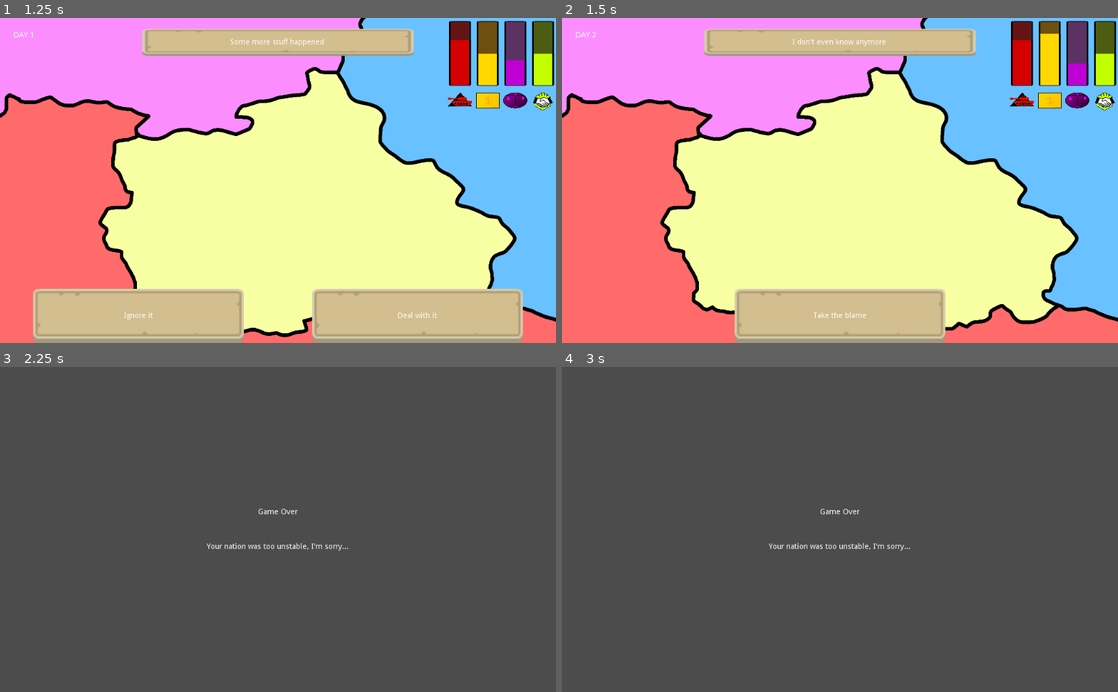
Above: before the commit, frames 1-4 (two rows, left to right).
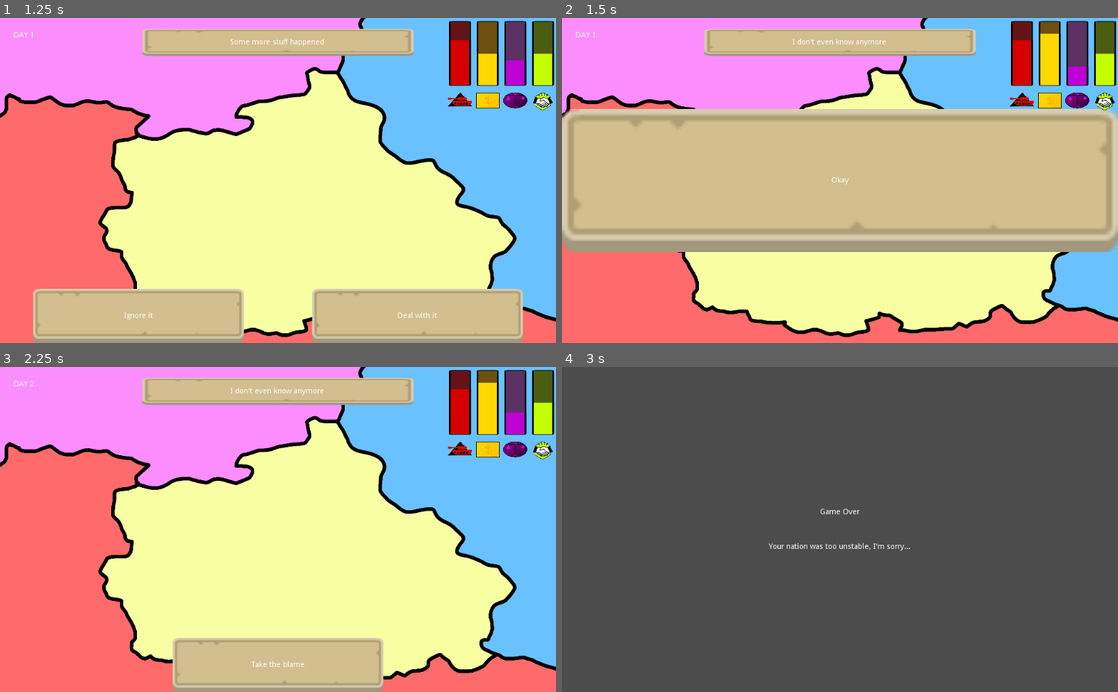
Above: after the commit, the same moments.

Repository: dsg-jam/LD49
Game: Godot game, scene res://scenes/overview.tscn
Two runs of this game, one before a commit and one after it. Both use one fixed random seed, a clock stepped at 60 frames per second and the inputs below.
Inputs (mouse positions are in pixels of both pictures, inside the frame that each line leads up to):
- Up to frame 1 (1.25 s): click "Let's just literally kill eve…" at 0.5 s
- Up to frame 2 (1.5 s): click "Ignore it" at 1.25 s
- Up to frame 3 (2.25 s): click "Take the blame" (after the commit: "Okay") at 2 s
- Up to frame 4 (3 s): click (840, 666) at 2.75 s, where only the run after the commit has a clickable "Take the blame"

Frame 1 is identical in both runs. In frame 2, 50% of the frame differs, in the area x 0-100%, y 4-100%; in frame 3, 100%, in the area x 0-100%, y 0-100%; in frame 4, nothing differs.
Error in both runs: Assertion failed: ran out of days (res://scripts/manager.gd:67)

Commit message:
add the ugliest eod event ui

Diff:
--- a/scenes/overview.tscn
+++ b/scenes/overview.tscn
@@ -1,9 +1,10 @@
-[gd_scene load_steps=5 format=2]
+[gd_scene load_steps=6 format=2]
 
 [ext_resource path="res://ui/decision.tscn" type="PackedScene" id=1]
 [ext_resource path="res://scripts/overview.gd" type="Script" id=2]
 [ext_resource path="res://ui/stats.tscn" type="PackedScene" id=3]
 [ext_resource path="res://assets/background/background_nation_combined.png" type="Texture" id=4]
+[ext_resource path="res://ui/event.tscn" type="PackedScene" id=5]
 
 [node name="UI" type="Control"]
 anchor_right = 1.0
@@ -23,6 +24,10 @@
 }
 
 [node name="Decision" parent="." instance=ExtResource( 1 )]
+visible = false
+
+[node name="Event" parent="." instance=ExtResource( 5 )]
+visible = false
 
 [node name="StatsContainer" parent="." instance=ExtResource( 3 )]
 anchor_left = 1.0
@@ -39,3 +44,4 @@
 valign = 2
 
 [connection signal="selected" from="Decision" to="." method="_on_Decision_selected"]
+[connection signal="acknowledged" from="Event" to="." method="_on_Event_acknowledged"]
--- a/scripts/overview.gd
+++ b/scripts/overview.gd
@@ -1,6 +1,7 @@
 extends Node
 
-onready var decision := $Decision
+onready var event_display := $Event
+onready var decision_display := $Decision
 onready var day_label := $Day
 
 func _ready() -> void:
@@ -11,18 +12,23 @@
 	err = Manager.connect("day_changed", self, "_on_day_changed")
 	assert(err == OK)
 
+	event_display.visible = false
+	decision_display.visible = false
 	Manager.start_game()
-
-func _on_decision_started(p_decision: LGameDecision) -> void:
-	decision.setup(p_decision)
-
-func _on_eod_event_started(event: LGameEodEvent) -> void:
-	print("WE NEED TO DISPLAY THIS EVENT TO THE USER: ", event)
-	Manager.finish_event(event)
 
 func _on_day_changed(day: int) -> void:
 	day_label.text = "DAY %d" % (day + 1)
 
+func _on_decision_started(p_decision: LGameDecision) -> void:
+	decision_display.setup(p_decision)
+
 func _on_Decision_selected(p_decision: LGameDecision) -> void:
-	decision.visible = false
+	decision_display.visible = false
 	Manager.finish_event(p_decision)
+
+func _on_eod_event_started(event: LGameEodEvent) -> void:
+	event_display.setup(event)
+
+func _on_Event_acknowledged(event: LGameEodEvent) -> void:
+	event_display.visible = false
+	Manager.finish_event(event)
--- a/scripts/ui/decision.gd
+++ b/scripts/ui/decision.gd
@@ -11,11 +11,9 @@
 onready var label := $TextureRect/Label
 
 func setup(decision: LGameDecision) -> void:
-	panel.rect_size.y = label.rect_size.y + 20
 	self._decision = decision
 
 	label.text = decision.prompt
-
 	panel.rect_size.y = label.get_line_count() * label.get_line_height() * 2
 
 	for child in option_container.get_children():
--- /dev/null
+++ b/scripts/ui/event.gd
@@ -0,0 +1,18 @@
+extends Control
+
+signal acknowledged(event)
+
+var _event: LGameEodEvent
+
+onready var panel := $TextureRect
+onready var label := $TextureRect/Label
+
+func setup(event: LGameEodEvent) -> void:
+	self._event = event
+
+	label.text = event.description
+	panel.rect_size.y = label.get_line_count() * label.get_line_height() * 2
+	self.visible = true
+
+func _on_TextureButton_pressed() -> void:
+	emit_signal("acknowledged", self._event)
--- a/ui/decision.tscn
+++ b/ui/decision.tscn
@@ -25,6 +25,12 @@
 "_edit_use_anchors_": false
 }
 
+[node name="Option" parent="HBoxContainer" instance=ExtResource( 1 )]
+anchor_right = 0.0
+anchor_bottom = 0.0
+margin_right = 1024.0
+margin_bottom = 100.0
+
 [node name="TextureRect" type="TextureRect" parent="."]
 anchor_left = 0.5
 anchor_right = 0.5
--- /dev/null
+++ b/ui/event.tscn
@@ -0,0 +1,65 @@
+[gd_scene load_steps=4 format=2]
+
+[ext_resource path="res://scripts/ui/event.gd" type="Script" id=1]
+[ext_resource path="res://assets/ui/buttonLong_beige_pressed.png" type="Texture" id=2]
+[ext_resource path="res://assets/ui/buttonLong_beige.png" type="Texture" id=3]
+
+[node name="Event" type="Control"]
+anchor_right = 1.0
+anchor_bottom = 1.0
+script = ExtResource( 1 )
+__meta__ = {
+"_edit_use_anchors_": false
+}
+
+[node name="TextureRect" type="TextureRect" parent="."]
+anchor_left = 0.5
+anchor_right = 0.5
+margin_left = -250.0
+margin_top = 20.0
+margin_right = 250.0
+margin_bottom = 50.0
+rect_min_size = Vector2( 500, 50 )
+texture = ExtResource( 3 )
+expand = true
+__meta__ = {
+"_edit_use_anchors_": false
+}
+
+[node name="Label" type="Label" parent="TextureRect"]
+anchor_right = 1.0
+anchor_bottom = 1.0
+margin_left = 9.10913
+margin_right = -10.8909
+align = 1
+valign = 1
+autowrap = true
+__meta__ = {
+"_edit_use_anchors_": false
+}
+
+[node name="TextureButton" type="TextureButton" parent="."]
+anchor_right = 1.0
+anchor_bottom = 1.0
+rect_pivot_offset = Vector2( -1908.44, -184.172 )
+size_flags_horizontal = 3
+size_flags_vertical = 3
+texture_normal = ExtResource( 3 )
+texture_pressed = ExtResource( 2 )
+expand = true
+stretch_mode = 5
+__meta__ = {
+"_edit_use_anchors_": false
+}
+
+[node name="Label" type="Label" parent="TextureButton"]
+anchor_right = 1.0
+anchor_bottom = 1.0
+text = "Okay"
+align = 1
+valign = 1
+__meta__ = {
+"_edit_use_anchors_": false
+}
+
+[connection signal="pressed" from="TextureButton" to="." method="_on_TextureButton_pressed"]
--- a/ui/option.tscn
+++ b/ui/option.tscn
@@ -4,7 +4,7 @@
 [ext_resource path="res://assets/ui/buttonLong_beige.png" type="Texture" id=2]
 [ext_resource path="res://assets/ui/buttonLong_beige_pressed.png" type="Texture" id=3]
 
-[node name="TextureButton" type="TextureButton"]
+[node name="Option" type="TextureButton"]
 anchor_right = 1.0
 anchor_bottom = 1.0
 rect_pivot_offset = Vector2( -1908.44, -184.172 )
